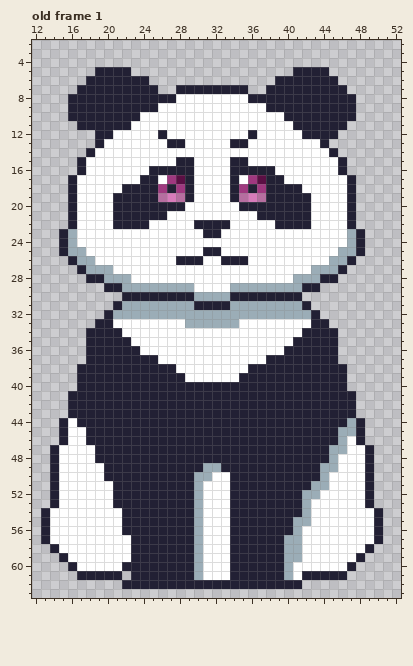
Edited in one commit: pixel-art file (Assets/Animation/npcs/riki.aseprite). Above: the version before the commit.
64x64 pixels, 1 frame. Shown: old frame 1: x 12..52, y 2..63. The commit also changed other frames, which this record leaves out.
And afterwards:
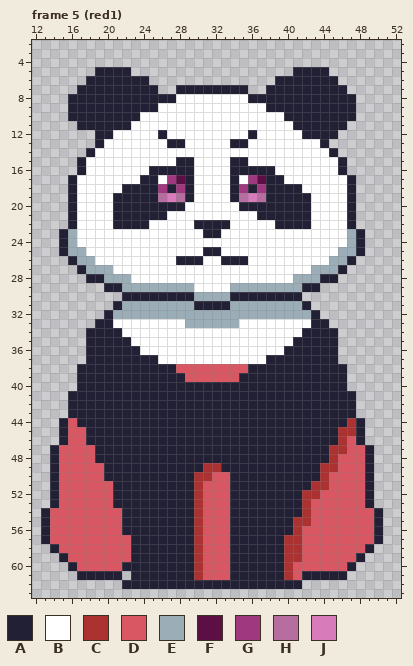
Palette (. is transparent): A #222034  B #ffffff  C #ac3232  D #d95763  E #9badb7  F #5b0f44  G #9f387f  H #b66ea0  J #d77bba
A new or re-ordered frame is compared with the old frame closest to it.
Changes in this commit:
{"change": "frames 1 -> 11"}
{"where": "frame 5 (red1) is new; against old frame 1, layer \"Layer 1\""}
{"frame":5,"y":38,"x":28,"old":"BBBBBBBB","new":"DDDDDDDD"}
{"frame":5,"y":39,"x":29,"old":"BBBBBB","new":"DDDDDD"}
{"frame":5,"y":44,"x":16,"old":"B","new":"D"}
{"frame":5,"y":44,"x":47,"old":"E","new":"C"}
{"frame":5,"y":45,"x":16,"old":"BB","new":"DD"}
{"frame":5,"y":45,"x":46,"old":"EE","new":"CC"}
{"frame":5,"y":46,"x":16,"old":"BB","new":"DD"}
{"frame":5,"y":46,"x":46,"old":"EB","new":"CD"}
{"frame":5,"y":47,"x":15,"old":"BBBB","new":"DDDD"}
{"frame":5,"y":47,"x":45,"old":"EEBB","new":"CCDD"}
{"frame":5,"y":48,"x":15,"old":"BBBB","new":"DDDD"}
{"frame":5,"y":48,"x":45,"old":"EBBB","new":"CDDD"}
{"frame":5,"y":49,"x":15,"old":"BBBBB","new":"DDDDD"}
{"frame":5,"y":49,"x":31,"old":"EE","new":"CC"}
{"frame":5,"y":49,"x":44,"old":"EEBBB","new":"CCDDD"}
{"frame":5,"y":50,"x":15,"old":"BBBBB","new":"DDDDD"}
{"frame":5,"y":50,"x":30,"old":"EEBB","new":"CCDD"}
{"frame":5,"y":50,"x":44,"old":"EBBBB","new":"CDDDD"}
{"frame":5,"y":51,"x":15,"old":"BBBBBB","new":"DDDDDD"}
{"frame":5,"y":51,"x":30,"old":"EBBB","new":"CDDD"}
{"frame":5,"y":51,"x":43,"old":"EEBBBB","new":"CCDDDD"}
{"frame":5,"y":52,"x":15,"old":"BBBBBB","new":"DDDDDD"}
{"frame":5,"y":52,"x":30,"old":"EBBB","new":"CDDD"}
{"frame":5,"y":52,"x":42,"old":"EEBBBBB","new":"CCDDDDD"}
{"frame":5,"y":53,"x":15,"old":"BBBBBB","new":"DDDDDD"}
{"frame":5,"y":53,"x":30,"old":"EBBB","new":"CDDD"}
{"frame":5,"y":53,"x":42,"old":"EBBBBBB","new":"CDDDDDD"}
{"frame":5,"y":54,"x":14,"old":"BBBBBBBB","new":"DDDDDDDD"}
{"frame":5,"y":54,"x":30,"old":"EBBB","new":"CDDD"}
{"frame":5,"y":54,"x":42,"old":"EBBBBBBB","new":"CDDDDDDD"}
{"frame":5,"y":55,"x":14,"old":"BBBBBBBB","new":"DDDDDDDD"}
{"frame":5,"y":55,"x":30,"old":"EBBB","new":"CDDD"}
{"frame":5,"y":55,"x":41,"old":"EEBBBBBBB","new":"CCDDDDDDD"}
{"frame":5,"y":56,"x":14,"old":"BBBBBBBB","new":"DDDDDDDD"}
{"frame":5,"y":56,"x":30,"old":"EBBB","new":"CDDD"}
{"frame":5,"y":56,"x":41,"old":"EBBBBBBBB","new":"CDDDDDDDD"}
{"frame":5,"y":57,"x":14,"old":"BBBBBBBBB","new":"DDDDDDDDD"}
{"frame":5,"y":57,"x":30,"old":"EBBB","new":"CDDD"}
{"frame":5,"y":57,"x":40,"old":"EEBBBBBBBB","new":"CCDDDDDDDD"}
{"frame":5,"y":58,"x":15,"old":"BBBBBBBB","new":"DDDDDDDD"}
{"frame":5,"y":58,"x":30,"old":"EBBB","new":"CDDD"}
{"frame":5,"y":58,"x":40,"old":"EEBBBBBBB","new":"CCDDDDDDD"}
{"frame":5,"y":59,"x":16,"old":"BBBBBBB","new":"DDDDDDD"}
{"frame":5,"y":59,"x":30,"old":"EBBB","new":"CDDD"}
{"frame":5,"y":59,"x":40,"old":"EEBBBBBB","new":"CCDDDDDD"}
{"frame":5,"y":60,"x":17,"old":"BBBBB","new":"DDDDD"}
{"frame":5,"y":60,"x":30,"old":"EBBB","new":"CDDD"}
{"frame":5,"y":60,"x":40,"old":"EBBBBBB","new":"CDDDDDD"}
{"frame":5,"y":61,"x":30,"old":"EBBB","new":"CDDD"}
{"frame":5,"y":61,"x":40,"old":"EB","new":"CD"}
{"label":"changed","picture_box":[176,364,248,382]}
{"label":"changed","picture_box":[50,418,131,571]}
{"label":"changed","picture_box":[284,418,374,580]}
{"label":"changed","picture_box":[194,463,230,580]}
